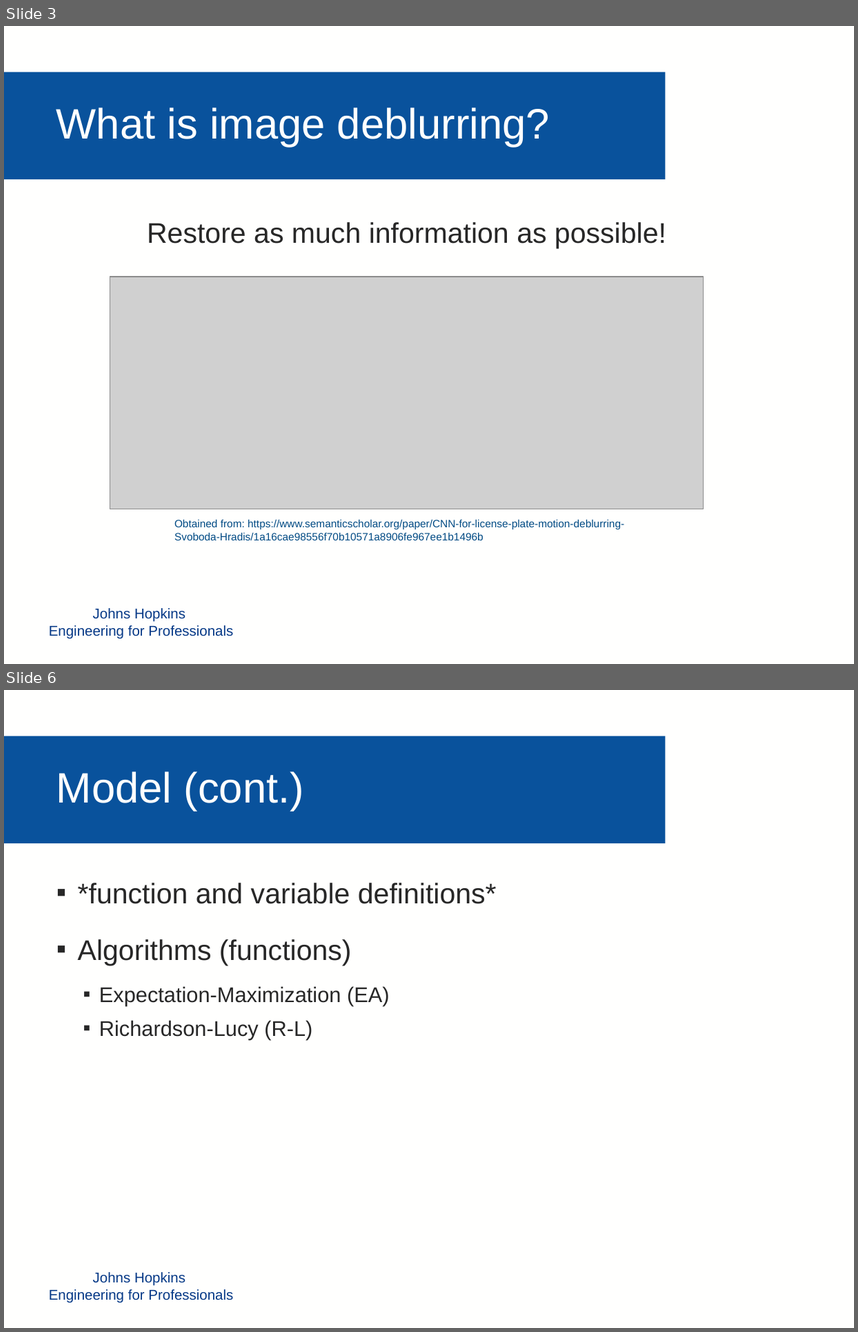
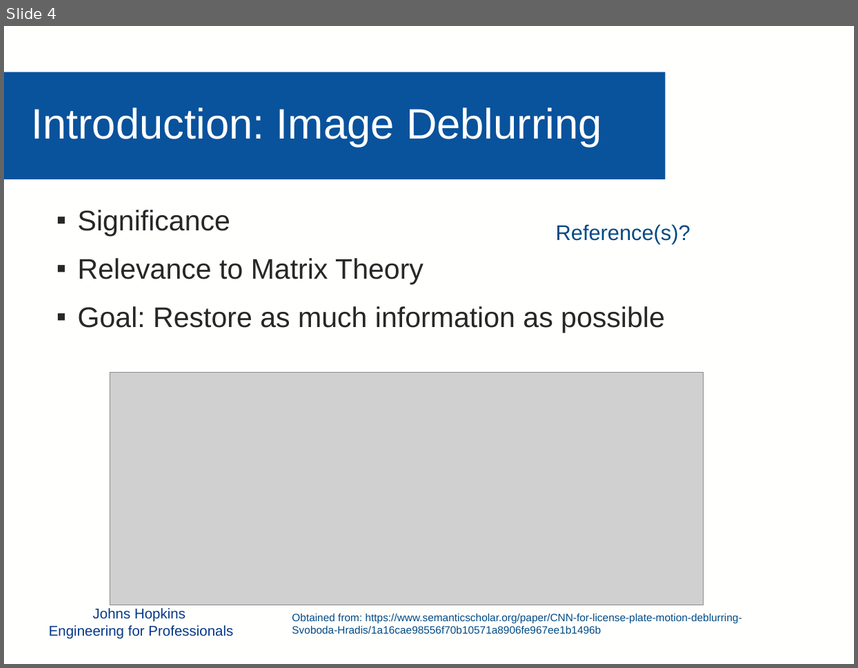
Before and after one commit to mollyn/matrixTheoryProject, a slide deck: Presentation/Diederich_Grassi_Nichols_PPT.pptx. Shown one above the other, each under a label of ours: slides 3 and 6 before the commit, slide 4 after it; the slides between them are not shown. The pictures are 858x1332 and 858x668 pixels, drawn with LibreOffice and Linux fonts; fonts in the diff are those of the drawing; grey boxes stand for pictures; background and template pictures are left out. Boxes give left, top, right and bottom in pixels: in the first picture for what was removed or moved away, otherwise in the second. Text is boxed around its words. In the diff, an @@ line names an element or a change of style, - is before the commit and + after.

```diff
--- a/Presentation/Diederich_Grassi_Nichols_PPT.pptx
+++ b/Presentation/Diederich_Grassi_Nichols_PPT.pptx
@@ slide 6 removed at (4,690,854,1328), background #FFFFFE; not listed: 2 template elements that a slide beside it also shows @@
@@ text removed at (56,771,304,811) @@
-Model (cont.)
@@ text removed at (78,883,497,1039) @@
-▪ *function and variable definitions*
-▪ Algorithms (functions)
-  ▪ Expectation-Maximization (EA)
-  ▪ Richardson-Lucy (R-L)
@@ what was slide 3 is now slide 4 @@
@@ slide 4 changed as well @@
@@ text at (31,107,602,147): text changed @@
-What is image deblurring?
+Introduction: Image Deblurring
@@ text at (78,210,665,332): text changed @@
-Restore as much information as possible!
+▪ Significance
+▪ Relevance to Matrix Theory
+▪ Goal: Restore as much information as possible
@@ text added at (556,224,691,244), 18 pt, text #004A84 @@
+Reference(s)?
@@ picture: place and size @@
-picture at (110,276,704,509)
+picture at (110,372,704,604)
@@ text "Obtained from: https://www.semanticscholar.org/paper/CNN-for ...": place and size @@
-text "Obtained from: https://www.semanticscholar.org/paper/CNN-for ..." at (174,519,624,540)
+text "Obtained from: https://www.semanticscholar.org/paper/CNN-for ..." at (292,612,742,633)
```
Also in this commit, not shown: 5 other slides changed, 5 slides added, 3 other slides removed, 3 other files.
